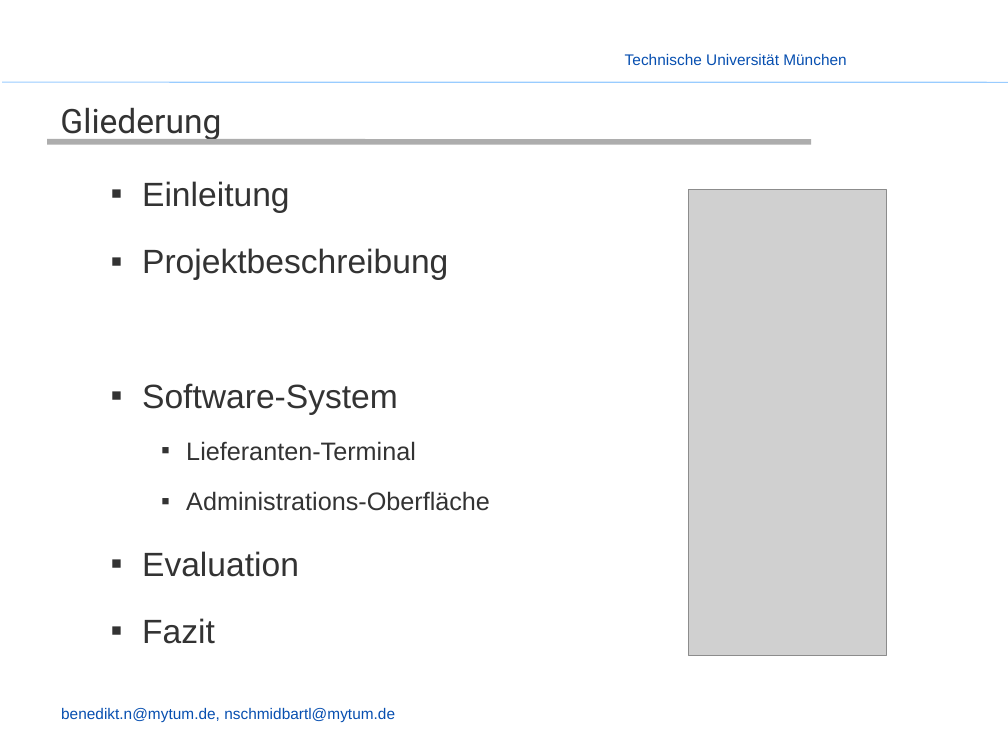
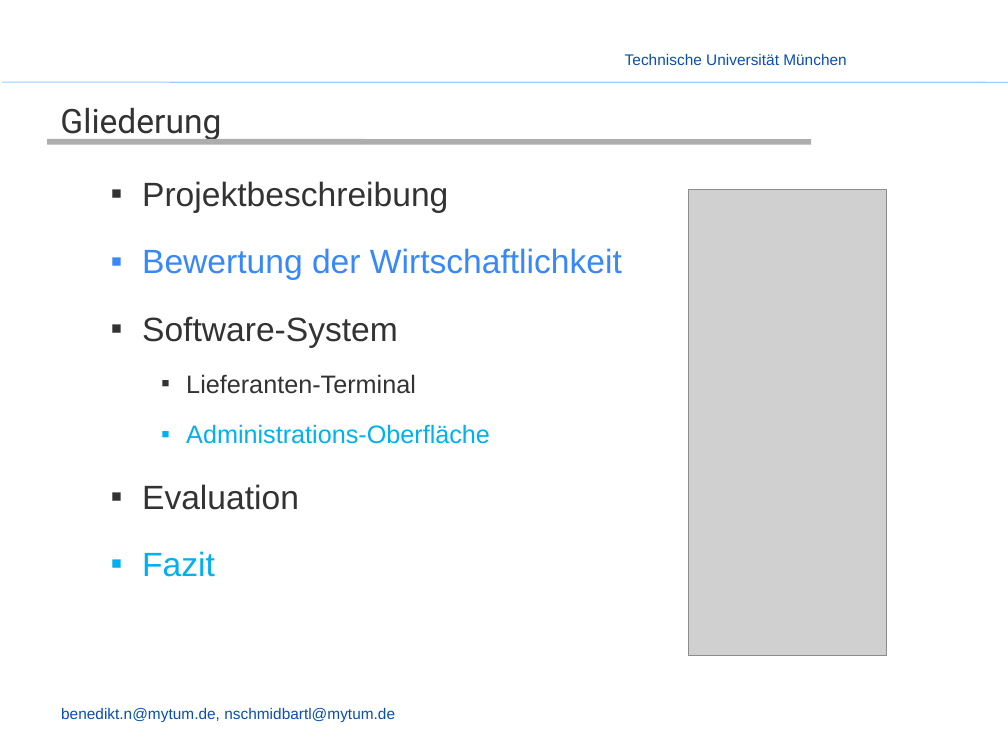
Before and after one commit to enjayes/logistikapp, a slide deck: slide 2 of Präsentation/Presentation - Nobbi.pptx. Drawn at 1008x756 pixels with LibreOffice and Linux fonts; fonts in the diff are those of the drawing; grey boxes stand for pictures; background and template pictures are left out. Boxes give left, top, right and bottom in pixels: in the first picture for what was removed or moved away, otherwise in the second. Text is boxed around its words. In the diff, an @@ line names an element or a change of style, - is before the commit and + after.

```diff
--- a/Präsentation/Presentation - Nobbi.pptx
+++ b/Präsentation/Presentation - Nobbi.pptx
@@ text at [142,181,290,213]: paragraph removed @@
-  ▪ Einleitung
@@ text at [142,248,622,280]: paragraph added @@
+  ▪ Bewertung der Wirtschaftlichkeit
@@ text at [142,424,490,577]: text colour #333333 to #00B0F0 in "Administrations-Oberfläche", "Fazit" @@
```
Also in this commit, not shown: 2 other slides changed, 6 slides added, 2 slides removed.
